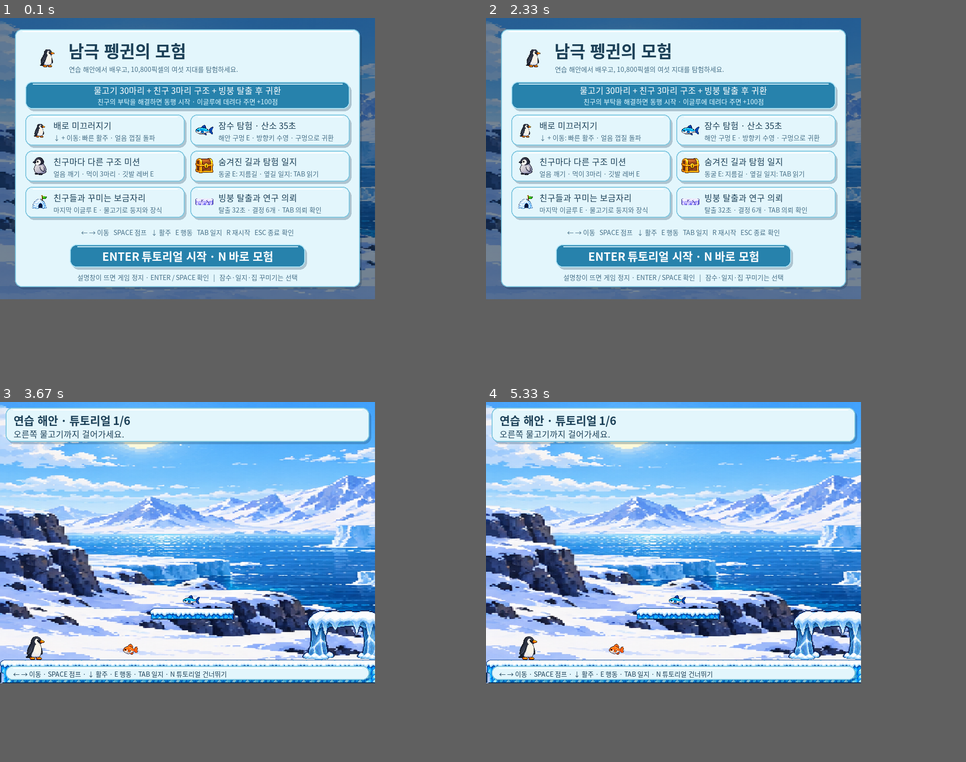
Above: before the commit, frames 1-4 (two rows, left to right).
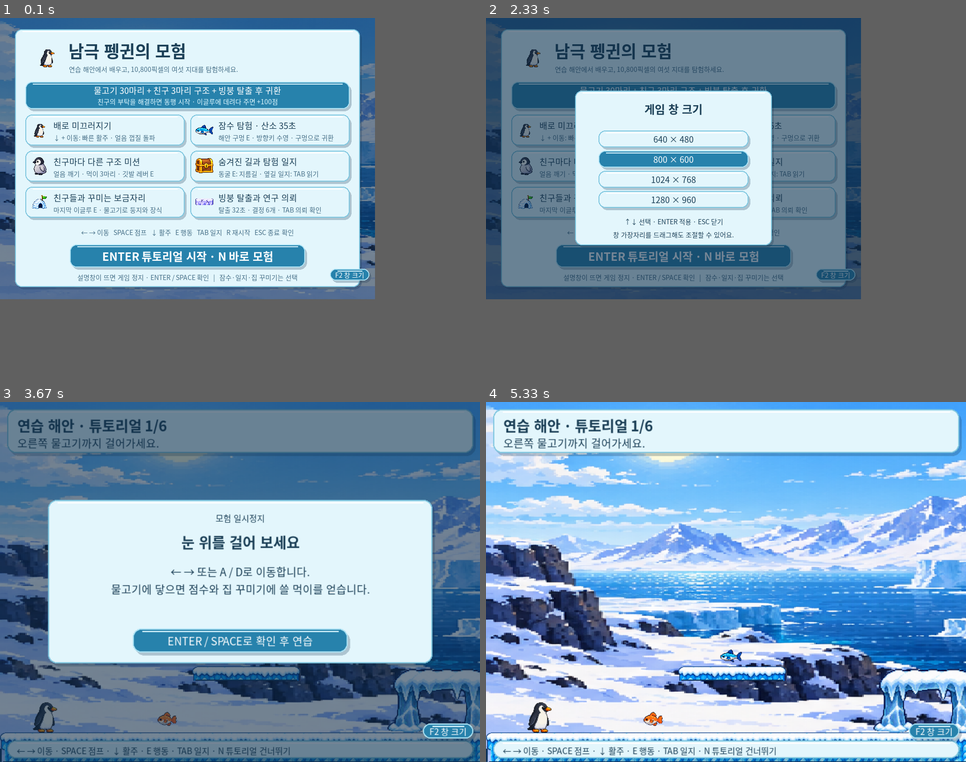
Above: after the commit, the same moments.

Repository: CJE-cpu/penguingame
Game: pygame game, started from pygame/main.py
Same seed, same stepped clock (60 frames per second), same inputs: the game is played once before the commit and once after it.
Inputs (mouse positions are in pixels of both pictures, inside the frame that each line leads up to):
- Up to frame 1 (0.1 s): no input
- Up to frame 2 (2.33 s): hold Right 0.33-0.8 s; hold Up 0.83-1.13 s; hold Right 1.17-1.63 s; click (836, 273) at 2.28 s
- Up to frame 3 (3.67 s): click (187, 542) at 2.62 s; tap Enter at 2.9, 3.57 s; hold F2 3.23-3.53 s; hold Down 3.23-3.53 s
- Up to frame 4 (5.33 s): tap one key every 0.33 s from 3.9 s: Enter Space D Space
In our replay, in frame 3 the window is 800x600 before the commit and 1024x768 after it. These sizes can differ from the game's own. Grey fills any space a smaller window leaves; there, only what the larger window draws over its background counts as a difference.

The runs differ from the first frame. In frame 1, 0.3% of the frame differs, in the area x 68-78%, y 69-74%; in frame 2, 50%; in frame 3, 87%, in the area x 0-100%, y 0-100%; in frame 4, 67%.

Commit message:
Add window size options and proportional resizable display

Diff:
--- a/pygame/main.py
+++ b/pygame/main.py
@@ -10,6 +10,7 @@
 from adventure import AdventureContent
 from tutorial import Coach, TutorialStage
 from art import WorldArt
+from window import GameWindow
 
 WIDTH, HEIGHT = 800, 600
 REGION_WIDTH = 1800
@@ -811,7 +812,7 @@
 
 def main():
     pg.init()
-    screen = pg.display.set_mode((WIDTH, HEIGHT))
+    window = GameWindow()
     pg.display.set_caption('Antarctic Penguin - Fish Adventure')
     game = Game()
     pg.display.set_icon(game.penguin_right)
@@ -822,6 +823,9 @@
             dt = min(clock.tick(60) / 1000, 1 / 30)
             jump = False
             for event in pg.event.get():
+                if window.handle(event,game):
+                    jump = False
+                    continue
                 if event.type == pg.QUIT:
                     game.ask_exit()
                     jump = False
@@ -830,16 +834,18 @@
                     if game.exit_open:
                         jump = False
                 elif event.type == pg.MOUSEBUTTONDOWN and event.button==1:
-                    game.handle_click(event.pos)
+                    pos = window.game_position(event.pos)
+                    if pos is not None:
+                        game.handle_click(pos)
             if game.quit_requested:
                 running = False
                 continue
             keys = pg.key.get_pressed()
             direction = int(keys[pg.K_RIGHT] or keys[pg.K_d]) - int(keys[pg.K_LEFT] or keys[pg.K_a])
             vertical = int(keys[pg.K_DOWN] or keys[pg.K_s])-int(keys[pg.K_UP] or keys[pg.K_w] or keys[pg.K_SPACE])
-            game.update(dt, direction, jump, bool(keys[pg.K_DOWN] or keys[pg.K_s]),vertical)
-            game.draw(screen)
-            pg.display.flip()
+            if not window.open:
+                game.update(dt, direction, jump, bool(keys[pg.K_DOWN] or keys[pg.K_s]),vertical)
+            window.present(game)
     finally:
         pg.quit()
 
--- a/pygame/test_game.py
+++ b/pygame/test_game.py
@@ -6,6 +6,7 @@
 import math
 import pygame as pg
 from main import Game, REGION_WIDTH, WORLD_WIDTH, REGIONS, Enemy
+from window import GameWindow
 
 
 class AdventureChecks(unittest.TestCase):
@@ -21,6 +22,34 @@
     def setUp(self):
         self.game = Game()
         self.game.started = True
+
+    def test_resized_window_preserves_ratio_and_mouse_coordinates(self):
+        window = GameWindow()
+        window.screen = pg.Surface((1200,600))
+        self.assertEqual(window.viewport(),pg.Rect(200,0,800,600))
+        self.assertIsNone(window.game_position((100,300)))
+        self.assertEqual(window.game_position((600,300)),(400,300))
+        window.screen = pg.Surface((640,480))
+        self.assertEqual(window.game_position((320,240)),(400,300))
+        window.open = True
+        window.present(self.game)
+
+    def test_window_options_keyboard_and_scaled_click(self):
+        window = GameWindow()
+        self.assertTrue(window.handle(pg.event.Event(pg.KEYDOWN,key=pg.K_F2),self.game))
+        self.assertTrue(window.open)
+        window.handle(pg.event.Event(pg.KEYDOWN,key=pg.K_UP),self.game)
+        window.handle(pg.event.Event(pg.KEYDOWN,key=pg.K_RETURN),self.game)
+        self.assertEqual(window.screen.get_size(),(640,480))
+        self.assertFalse(window.open)
+        window.open = True
+        center = window.rows()[1].center
+        window.handle(pg.event.Event(pg.MOUSEBUTTONDOWN,button=1,pos=(center[0]*0.8,center[1]*0.8)),self.game)
+        self.assertEqual(window.screen.get_size(),(800,600))
+        window.open = True
+        window.handle(pg.event.Event(pg.KEYDOWN,key=pg.K_ESCAPE),self.game)
+        self.assertFalse(window.open)
+        self.assertFalse(self.game.exit_open)
 
     def place(self, platform, center, velocity=0, grown=False):
         g = self.game
--- /dev/null
+++ b/pygame/window.py
@@ -0,0 +1,88 @@
+"""Resizable presentation; game coordinates always remain 800 x 600."""
+import pygame as pg
+
+
+class GameWindow:
+    sizes = ((640,480),(800,600),(1024,768),(1280,960))
+    button = pg.Rect(704,535,84,25)
+
+    def __init__(self):
+        self.screen = pg.display.set_mode((800,600),pg.RESIZABLE)
+        self.canvas = pg.Surface((800,600))
+        self.open = False
+        self.choice = 1
+
+    def viewport(self):
+        width,height = self.screen.get_size()
+        scale = min(width/800,height/600)
+        size = (max(1,round(800*scale)),max(1,round(600*scale)))
+        return pg.Rect((width-size[0])//2,(height-size[1])//2,*size)
+
+    def game_position(self, pos):
+        rect = self.viewport()
+        if not rect.collidepoint(pos):
+            return None
+        return ((pos[0]-rect.x)*800/rect.w,(pos[1]-rect.y)*600/rect.h)
+
+    def rows(self):
+        return [pg.Rect(240,240+i*43,320,36) for i in range(len(self.sizes))]
+
+    def apply(self):
+        self.screen = pg.display.set_mode(self.sizes[self.choice],pg.RESIZABLE)
+        self.open = False
+
+    def handle(self,event,game):
+        if event.type == pg.VIDEORESIZE:
+            self.screen = pg.display.get_surface()
+            return True
+        if event.type == pg.QUIT:
+            self.open = False
+            return False
+        if event.type == pg.KEYDOWN:
+            if event.key == pg.K_F2 and not game.exit_open:
+                self.open = not self.open
+                return True
+            if self.open:
+                if event.key == pg.K_ESCAPE:
+                    self.open = False
+                elif event.key in (pg.K_UP,pg.K_DOWN):
+                    self.choice = (self.choice+(1 if event.key==pg.K_DOWN else -1))%len(self.sizes)
+                elif event.key == pg.K_RETURN:
+                    self.apply()
+                return True
+        if event.type == pg.MOUSEBUTTONDOWN and event.button == 1:
+            pos = self.game_position(event.pos)
+            if self.open:
+                if pos is not None:
+                    for index,rect in enumerate(self.rows()):
+                        if rect.collidepoint(pos):
+                            self.choice = index
+                            self.apply()
+                            break
+                return True
+            if pos is not None and self.button.collidepoint(pos) and not game.exit_open:
+                self.open = True
+                return True
+        return False
+
+    def present(self,game):
+        game.draw(self.canvas)
+        ui = game.ui
+        if not game.exit_open:
+            ui.panel(self.canvas,self.button,dark=True)
+            ui.text(self.canvas,'F2 창 크기',self.button.center,ui.small,'white',center=True)
+        if self.open:
+            ui.veil(self.canvas)
+            ui.panel(self.canvas,(190,155,420,330))
+            ui.text(self.canvas,'게임 창 크기',(400,193),ui.heading,center=True)
+            for index,(rect,size) in enumerate(zip(self.rows(),self.sizes)):
+                selected = index == self.choice
+                ui.panel(self.canvas,rect,dark=selected)
+                ui.text(self.canvas,f'{size[0]} × {size[1]}',rect.center,ui.body,
+                        'white' if selected else (28,64,87),center=True)
+            ui.text(self.canvas,'↑↓ 선택 · ENTER 적용 · ESC 닫기',(400,433),ui.small,center=True)
+            ui.text(self.canvas,'창 가장자리를 드래그해도 조절할 수 있어요.',(400,461),ui.small,center=True)
+        self.screen.fill((10,25,39))
+        rect = self.viewport()
+        pg.transform.smoothscale(self.canvas,rect.size,self.screen.subsurface(rect))
+        pg.display.flip()
Not shown, changed: README.md
Not shown, changed: pygame/AntarcticPenguin.exe
Not shown, changed: pygame/GUIDE.md
